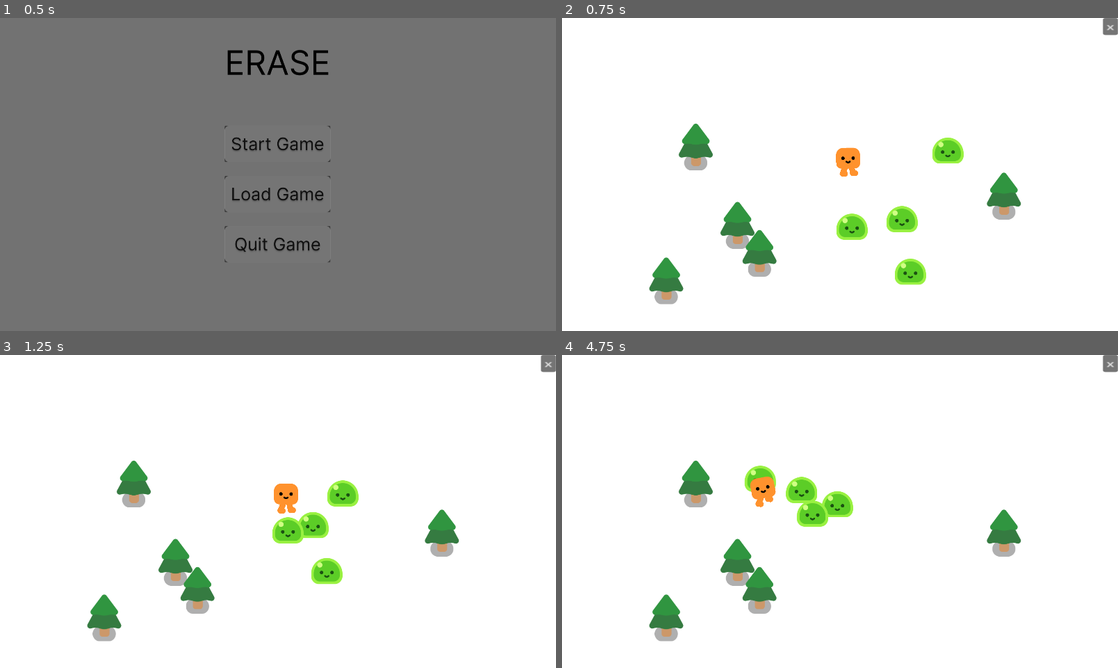
Above: before the commit, frames 1-4 (two rows, left to right).
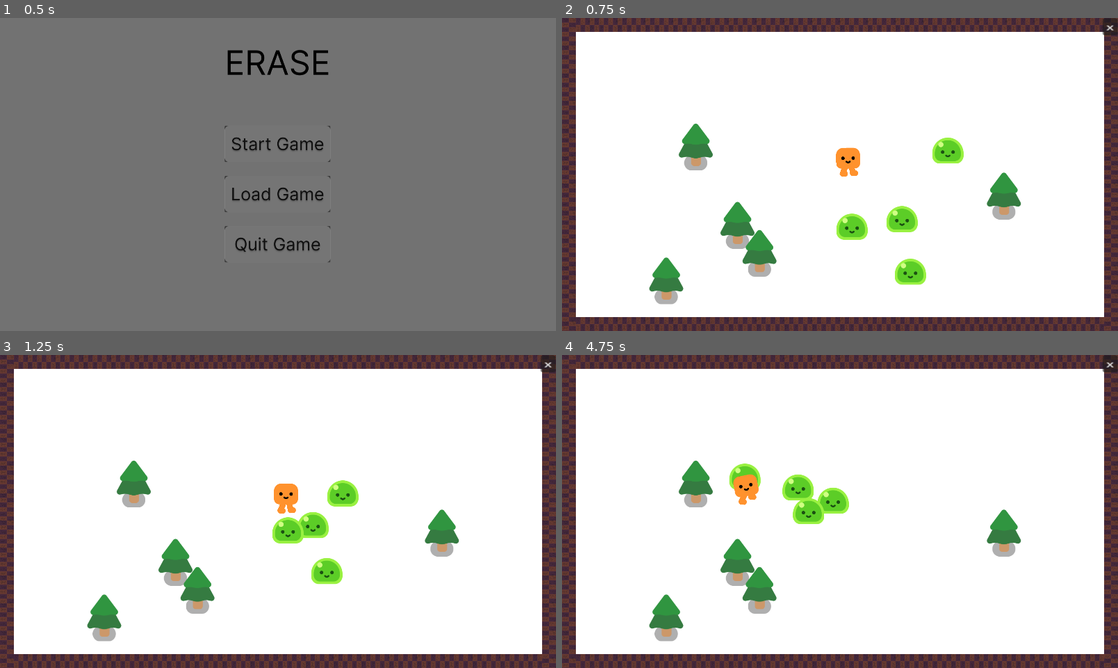
Above: after the commit, the same moments.

Repository: M1N4T0-K4N4E/Erase
Game: Godot game, scene res://TitleScreen.tscn
Two runs of this game, one before a commit and one after it. Both use one fixed random seed, a clock stepped at 60 frames per second and the inputs below.
Inputs (mouse positions are in pixels of both pictures, inside the frame that each line leads up to):
- Up to frame 1 (0.5 s): no input
- Up to frame 2 (0.75 s): click (840, 143) at 0.5 s
- Up to frame 3 (1.25 s): no input
- Up to frame 4 (4.75 s): hold D (move_right) 1.28-2.03 s; hold S (move_down) 2.03-2.78 s; hold D (move_right) 2.78-3.53 s; hold W (move_up) 3.53-4.28 s; hold A (move_left) from 4.28 s (still down)

Frame 1 is identical in both runs. In frame 2, 13% of the frame differs, in the area x 0-100%, y 0-100%; in frame 3, 13%; in frame 4, 15%.

Commit message:
change some asset path, add wall asset, add wall to in game screen

Diff:
--- a/Asset/in_game_screen.tscn
+++ b/Asset/in_game_screen.tscn
@@ -1,9 +1,10 @@
-[gd_scene load_steps=5 format=3 uid="uid://byy2iemyrstap"]
+[gd_scene load_steps=6 format=3 uid="uid://byy2iemyrstap"]
 
 [ext_resource type="PackedScene" uid="uid://d36nh4yiri5c4" path="res://characters/player.tscn" id="1_2h7vx"]
 [ext_resource type="Script" uid="uid://v7pq7sf8oylo" path="res://Script/in_game_screen.gd" id="1_3426n"]
-[ext_resource type="PackedScene" uid="uid://pcth28bi0v6s" path="res://2d-project-start/trees/pine_tree.tscn" id="3_ds6o6"]
+[ext_resource type="PackedScene" uid="uid://pcth28bi0v6s" path="res://trees/pine_tree.tscn" id="3_ds6o6"]
 [ext_resource type="PackedScene" uid="uid://bdtnk8f7sy8u3" path="res://characters/slime/mob_test.tscn" id="4_s8dgf"]
+[ext_resource type="PackedScene" uid="uid://m7o02xham3yy" path="res://Asset/wall_2_.tscn" id="5_ln5sc"]
 
 [node name="InGameScreen" type="Node2D"]
 y_sort_enabled = true
@@ -13,41 +14,270 @@
 offset_right = 1920.0
 offset_bottom = 1080.0
 
+[node name="player" parent="." instance=ExtResource("1_2h7vx")]
+position = Vector2(990, 540)
+
+[node name="tree" parent="." instance=ExtResource("3_ds6o6")]
+position = Vector2(462, 499)
+
+[node name="tree2" parent="." instance=ExtResource("3_ds6o6")]
+position = Vector2(682, 866)
+
+[node name="tree3" parent="." instance=ExtResource("3_ds6o6")]
+position = Vector2(606, 769)
+
+[node name="tree4" parent="." instance=ExtResource("3_ds6o6")]
+position = Vector2(360, 961)
+
+[node name="tree5" parent="." instance=ExtResource("3_ds6o6")]
+position = Vector2(1526, 668)
+
+[node name="Mob_test" parent="." instance=ExtResource("4_s8dgf")]
+position = Vector2(1004, 806)
+
+[node name="Mob_test2" parent="." instance=ExtResource("4_s8dgf")]
+position = Vector2(1228, 955)
+
+[node name="Mob_test3" parent="." instance=ExtResource("4_s8dgf")]
+position = Vector2(1382, 487)
+
+[node name="Mob_test4" parent="." instance=ExtResource("4_s8dgf")]
+position = Vector2(1209, 766)
+
 [node name="Button" type="Button" parent="."]
-offset_left = 1868.0
-offset_right = 1885.0
-offset_bottom = 31.0
+offset_left = 1867.0
+offset_top = 1.0
+offset_right = 1884.0
+offset_bottom = 32.0
 scale = Vector2(3.05026, 1.89563)
 text = "x"
 
-[node name="player" parent="." instance=ExtResource("1_2h7vx")]
-position = Vector2(990, 540)
-
-[node name="StaticBody2D" parent="." instance=ExtResource("3_ds6o6")]
-position = Vector2(462, 499)
-
-[node name="StaticBody2D2" parent="." instance=ExtResource("3_ds6o6")]
-position = Vector2(682, 866)
-
-[node name="StaticBody2D3" parent="." instance=ExtResource("3_ds6o6")]
-position = Vector2(606, 769)
-
-[node name="StaticBody2D4" parent="." instance=ExtResource("3_ds6o6")]
-position = Vector2(360, 961)
-
-[node name="StaticBody2D5" parent="." instance=ExtResource("3_ds6o6")]
-position = Vector2(1526, 668)
-
-[node name="Mob_test" parent="." instance=ExtResource("4_s8dgf")]
-position = Vector2(1004, 806)
-
-[node name="Mob_test2" parent="." instance=ExtResource("4_s8dgf")]
-position = Vector2(1228, 955)
-
-[node name="Mob_test3" parent="." instance=ExtResource("4_s8dgf")]
-position = Vector2(1382, 487)
-
-[node name="Mob_test4" parent="." instance=ExtResource("4_s8dgf")]
-position = Vector2(1209, 766)
+[node name="wall" type="StaticBody2D" parent="."]
+
+[node name="top" type="StaticBody2D" parent="wall"]
+
+[node name="wall2_" parent="wall/top" instance=ExtResource("5_ln5sc")]
+position = Vector2(48, 24)
+
+[node name="wall2_2" parent="wall/top" instance=ExtResource("5_ln5sc")]
+position = Vector2(144, 24)
+
+[node name="wall2_3" parent="wall/top" instance=ExtResource("5_ln5sc")]
+position = Vector2(240, 24)
+
+[node name="wall2_4" parent="wall/top" instance=ExtResource("5_ln5sc")]
+position = Vector2(336, 24)
+
+[node name="wall2_5" parent="wall/top" instance=ExtResource("5_ln5sc")]
+position = Vector2(432, 24)
+
+[node name="wall2_6" parent="wall/top" instance=ExtResource("5_ln5sc")]
+position = Vector2(528, 24)
+
+[node name="wall2_7" parent="wall/top" instance=ExtResource("5_ln5sc")]
+position = Vector2(624, 24)
+
+[node name="wall2_8" parent="wall/top" instance=ExtResource("5_ln5sc")]
+position = Vector2(720, 24)
+
+[node name="wall2_9" parent="wall/top" instance=ExtResource("5_ln5sc")]
+position = Vector2(816, 24)
+
+[node name="wall2_10" parent="wall/top" instance=ExtResource("5_ln5sc")]
+position = Vector2(912, 24)
+
+[node name="wall2_11" parent="wall/top" instance=ExtResource("5_ln5sc")]
+position = Vector2(1008, 24)
+
+[node name="wall2_12" parent="wall/top" instance=ExtResource("5_ln5sc")]
+position = Vector2(1104, 24)
+
+[node name="wall2_13" parent="wall/top" instance=ExtResource("5_ln5sc")]
+position = Vector2(1200, 24)
+
+[node name="wall2_14" parent="wall/top" instance=ExtResource("5_ln5sc")]
+position = Vector2(1296, 24)
+
+[node name="wall2_15" parent="wall/top" instance=ExtResource("5_ln5sc")]
+position = Vector2(1392, 24)
+
+[node name="wall2_16" parent="wall/top" instance=ExtResource("5_ln5sc")]
+position = Vector2(1488, 24)
+
+[node name="wall2_17" parent="wall/top" instance=ExtResource("5_ln5sc")]
+position = Vector2(1584, 24)
+
+[node name="wall2_18" parent="wall/top" instance=ExtResource("5_ln5sc")]
+position = Vector2(1680, 24)
+
+[node name="wall2_19" parent="wall/top" instance=ExtResource("5_ln5sc")]
+position = Vector2(1776, 24)
+
+[node name="wall2_20" parent="wall/top" instance=ExtResource("5_ln5sc")]
+position = Vector2(1872, 24)
+
+[node name="bottom" type="StaticBody2D" parent="wall"]
+position = Vector2(0, 1032)
+
+[node name="wall2_" parent="wall/bottom" instance=ExtResource("5_ln5sc")]
+position = Vector2(48, 24)
+
+[node name="wall2_2" parent="wall/bottom" instance=ExtResource("5_ln5sc")]
+position = Vector2(144, 24)
+
+[node name="wall2_3" parent="wall/bottom" instance=ExtResource("5_ln5sc")]
+position = Vector2(240, 24)
+
+[node name="wall2_4" parent="wall/bottom" instance=ExtResource("5_ln5sc")]
+position = Vector2(336, 24)
+
+[node name="wall2_5" parent="wall/bottom" instance=ExtResource("5_ln5sc")]
+position = Vector2(432, 24)
+
+[node name="wall2_6" parent="wall/bottom" instance=ExtResource("5_ln5sc")]
+position = Vector2(528, 24)
+
+[node name="wall2_7" parent="wall/bottom" instance=ExtResource("5_ln5sc")]
+position = Vector2(624, 24)
+
+[node name="wall2_8" parent="wall/bottom" instance=ExtResource("5_ln5sc")]
+position = Vector2(720, 24)
+
+[node name="wall2_9" parent="wall/bottom" instance=ExtResource("5_ln5sc")]
+position = Vector2(816, 24)
+
+[node name="wall2_10" parent="wall/bottom" instance=ExtResource("5_ln5sc")]
+position = Vector2(912, 24)
+
+[node name="wall2_11" parent="wall/bottom" instance=ExtResource("5_ln5sc")]
+position = Vector2(1008, 24)
+
+[node name="wall2_12" parent="wall/bottom" instance=ExtResource("5_ln5sc")]
+position = Vector2(1104, 24)
+
+[node name="wall2_13" parent="wall/bottom" instance=ExtResource("5_ln5sc")]
+position = Vector2(1200, 24)
+
+[node name="wall2_14" parent="wall/bottom" instance=ExtResource("5_ln5sc")]
+position = Vector2(1296, 24)
+
+[node name="wall2_15" parent="wall/bottom" instance=ExtResource("5_ln5sc")]
+position = Vector2(1392, 24)
+
+[node name="wall2_16" parent="wall/bottom" instance=ExtResource("5_ln5sc")]
+position = Vector2(1488, 24)
+
+[node name="wall2_17" parent="wall/bottom" instance=ExtResource("5_ln5sc")]
+position = Vector2(1584, 24)
+
+[node name="wall2_18" parent="wall/bottom" instance=ExtResource("5_ln5sc")]
+position = Vector2(1680, 24)
+
+[node name="wall2_19" parent="wall/bottom" instance=ExtResource("5_ln5sc")]
+position = Vector2(1776, 24)
+
+[node name="wall2_20" parent="wall/bottom" instance=ExtResource("5_ln5sc")]
+position = Vector2(1872, 24)
+
+[node name="left" type="StaticBody2D" parent="wall"]
+
+[node name="wall2_" parent="wall/left" instance=ExtResource("5_ln5sc")]
+position = Vector2(24, 48)
+rotation = 1.5708
+
+[node name="wall2_2" parent="wall/left" instance=ExtResource("5_ln5sc")]
+position = Vector2(24, 143)
+rotation = 1.5708
+
+[node name="wall2_3" parent="wall/left" instance=ExtResource("5_ln5sc")]
+position = Vector2(24, 239)
+rotation = 1.5708
+
+[node name="wall2_4" parent="wall/left" instance=ExtResource("5_ln5sc")]
+position = Vector2(24, 334)
+rotation = 1.5708
+
+[node name="wall2_5" parent="wall/left" instance=ExtResource("5_ln5sc")]
+position = Vector2(24, 430)
+rotation = 1.5708
+
+[node name="wall2_6" parent="wall/left" instance=ExtResource("5_ln5sc")]
+position = Vector2(24, 525)
+rotation = 1.5708
+
+[node name="wall2_7" parent="wall/left" instance=ExtResource("5_ln5sc")]
+position = Vector2(24, 619)
+rotation = 1.5708
+
+[node name="wall2_8" parent="wall/left" instance=ExtResource("5_ln5sc")]
+position = Vector2(24, 714)
+rotation = 1.5708
+
+[node name="wall2_9" parent="wall/left" instance=ExtResource("5_ln5sc")]
+position = Vector2(24, 809)
+rotation = 1.5708
+
+[node name="wall2_10" parent="wall/left" instance=ExtResource("5_ln5sc")]
+position = Vector2(24, 904)
+rotation = 1.5708
+
+[node name="wall2_11" parent="wall/left" instance=ExtResource("5_ln5sc")]
+position = Vector2(24, 1000)
+rotation = 1.5708
+
+[node name="wall2_12" parent="wall/left" instance=ExtResource("5_ln5sc")]
+position = Vector2(24, 1095)
+rotation = 1.5708
+
+[node name="left2" type="StaticBody2D" parent="wall"]
+position = Vector2(1872, 0)
+
+[node name="wall2_" parent="wall/left2" instance=ExtResource("5_ln5sc")]
+position = Vector2(24, 48)
+rotation = 1.5708
+
+[node name="wall2_2" parent="wall/left2" instance=ExtResource("5_ln5sc")]
+position = Vector2(24, 143)
+rotation = 1.5708
+
+[node name="wall2_3" parent="wall/left2" instance=ExtResource("5_ln5sc")]
+position = Vector2(24, 239)
+rotation = 1.5708
+
+[node name="wall2_4" parent="wall/left2" instance=ExtResource("5_ln5sc")]
+position = Vector2(24, 334)
+rotation = 1.5708
+
+[node name="wall2_5" parent="wall/left2" instance=ExtResource("5_ln5sc")]
+position = Vector2(24, 430)
+rotation = 1.5708
+
+[node name="wall2_6" parent="wall/left2" instance=ExtResource("5_ln5sc")]
+position = Vector2(24, 525)
+rotation = 1.5708
+
+[node name="wall2_7" parent="wall/left2" instance=ExtResource("5_ln5sc")]
+position = Vector2(24, 619)
+rotation = 1.5708
+
+[node name="wall2_8" parent="wall/left2" instance=ExtResource("5_ln5sc")]
+position = Vector2(24, 714)
+rotation = 1.5708
+
+[node name="wall2_9" parent="wall/left2" instance=ExtResource("5_ln5sc")]
+position = Vector2(24, 809)
+rotation = 1.5708
+
+[node name="wall2_10" parent="wall/left2" instance=ExtResource("5_ln5sc")]
+position = Vector2(24, 904)
+rotation = 1.5708
+
+[node name="wall2_11" parent="wall/left2" instance=ExtResource("5_ln5sc")]
+position = Vector2(24, 1000)
+rotation = 1.5708
+
+[node name="wall2_12" parent="wall/left2" instance=ExtResource("5_ln5sc")]
+position = Vector2(24, 1095)
+rotation = 1.5708
 
 [connection signal="pressed" from="Button" to="." method="_on_button_pressed"]
--- /dev/null
+++ b/Asset/wall_1.tscn
@@ -0,0 +1,14 @@
+[gd_scene load_steps=3 format=3 uid="uid://cq4nv0a4cqtnp"]
+
+[ext_resource type="Texture2D" uid="uid://dw2vafouvcapo" path="res://Asset/wall.png" id="1_bn21x"]
+
+[sub_resource type="RectangleShape2D" id="RectangleShape2D_bn21x"]
+size = Vector2(1980, 48)
+
+[node name="wall" type="StaticBody2D"]
+
+[node name="Sprite2D" type="Sprite2D" parent="."]
+texture = ExtResource("1_bn21x")
+
+[node name="CollisionShape2D" type="CollisionShape2D" parent="."]
+shape = SubResource("RectangleShape2D_bn21x")
--- /dev/null
+++ b/Asset/wall_2_.tscn
@@ -0,0 +1,15 @@
+[gd_scene load_steps=3 format=3 uid="uid://m7o02xham3yy"]
+
+[ext_resource type="Texture2D" uid="uid://byugblrlva6ds" path="res://Asset/wall2.png" id="1_cpdek"]
+
+[sub_resource type="RectangleShape2D" id="RectangleShape2D_fays6"]
+size = Vector2(96, 48)
+
+[node name="wall2_" type="StaticBody2D"]
+
+[node name="CollisionShape2D" type="CollisionShape2D" parent="."]
+visible = false
+shape = SubResource("RectangleShape2D_fays6")
+
+[node name="Sprite2D" type="Sprite2D" parent="."]
+texture = ExtResource("1_cpdek")
Binary file added: Asset/wall2.aseprite
Not shown, added: Asset/wall2.aseprite.import
Binary file added: Asset/wall2.png
Not shown, added: Asset/wall2.png.import
Renamed: 2d-project-start/trees/pine_tree.tscn -> trees/pine_tree.tscn
